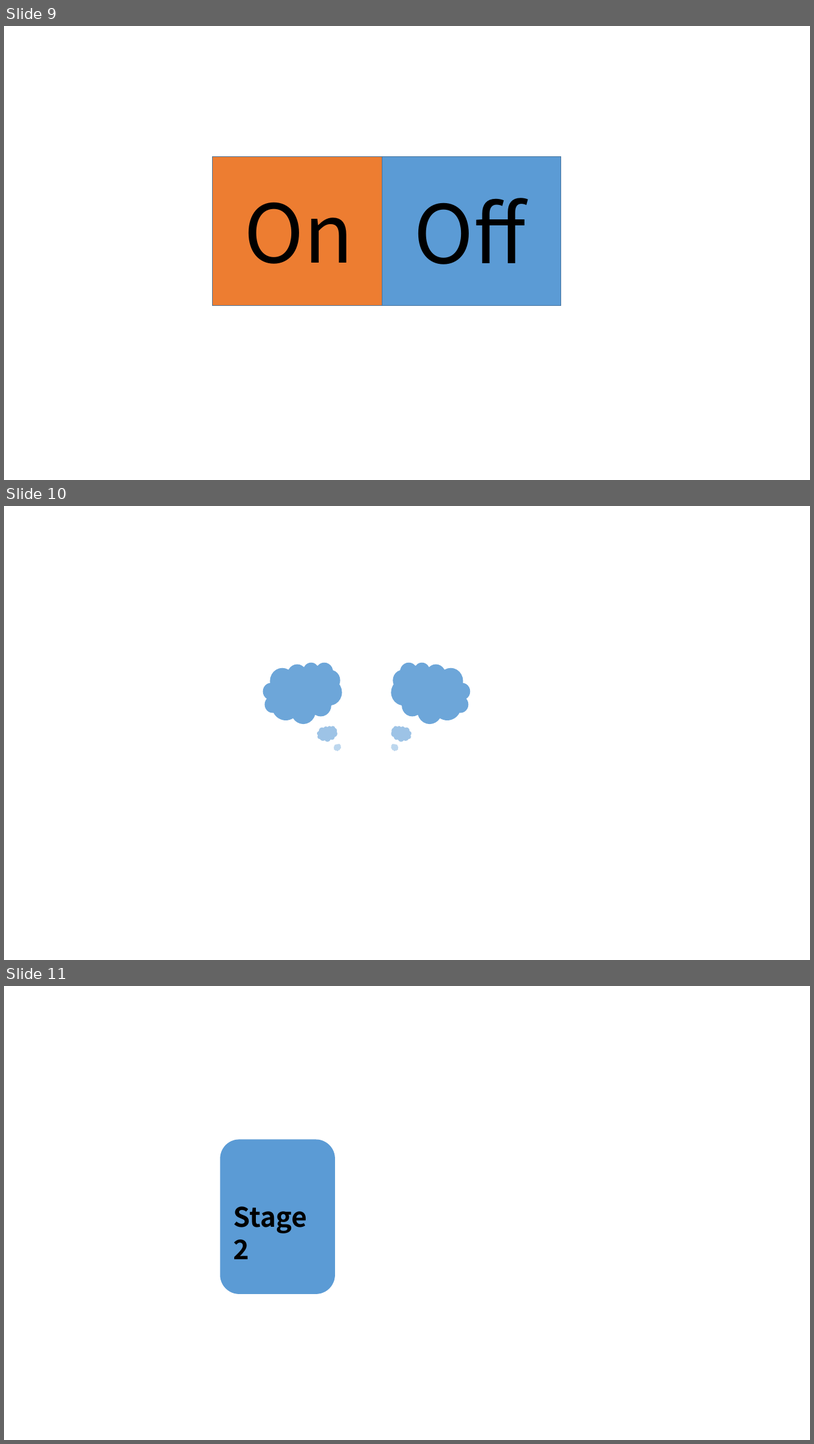
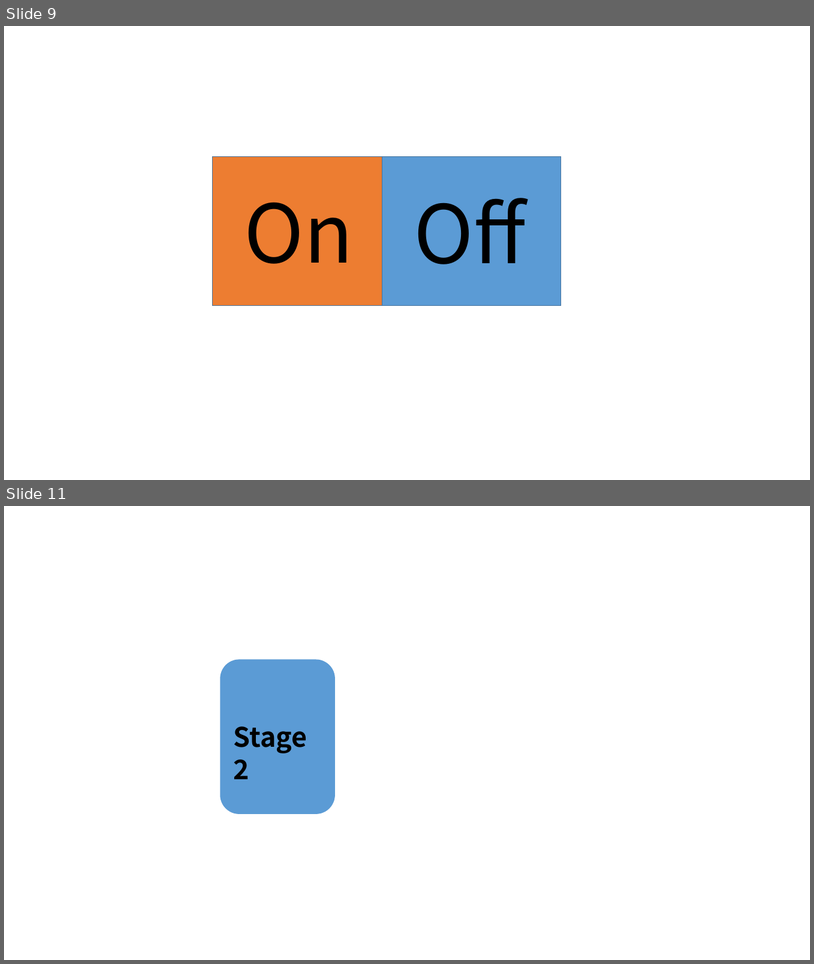
Before and after one commit to Maze-of-memories/origin, a slide deck: icon.pptx. Shown one above the other, each under a label of ours: slides 9, 10 and 11 before the commit, slides 9 and 11 after it; the slides between them are not shown. The pictures are 814x1444 and 814x964 pixels, drawn with LibreOffice and Linux fonts; fonts in the diff are those of the drawing. Boxes give left, top, right and bottom in pixels: in the first picture for what was removed or moved away, otherwise in the second. Text is boxed around its words. In the diff, an @@ line names an element or a change of style, - is before the commit and + after.

```diff
--- a/icon.pptx
+++ b/icon.pptx
@@ slide 10 removed at [4, 506, 810, 960], background #FFFFFF @@
@@ cloud removed at [263, 662, 342, 724] @@
@@ cloud removed at [391, 662, 470, 724] @@
@@ cloud removed at [317, 726, 338, 741] @@
@@ cloud removed at [391, 726, 412, 741] @@
@@ cloud removed at [335, 744, 342, 751] @@
@@ cloud removed at [391, 744, 398, 751] @@
```
Also in this commit, not shown: 1 slide added, 13 other files.
